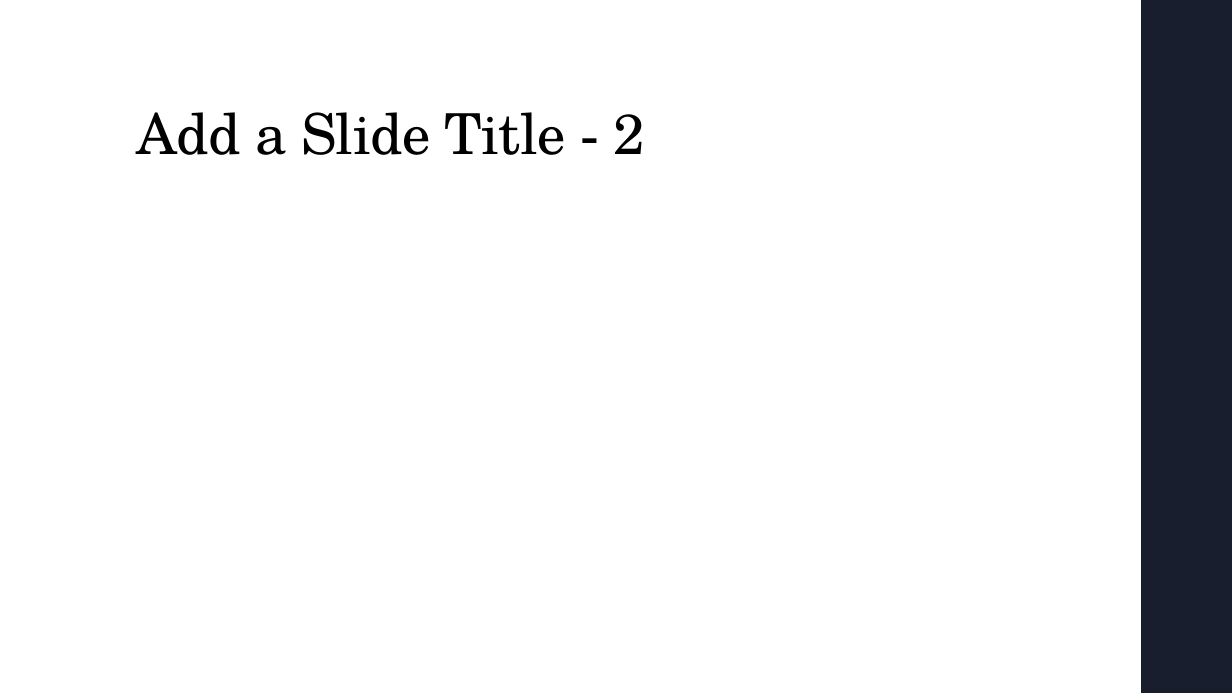
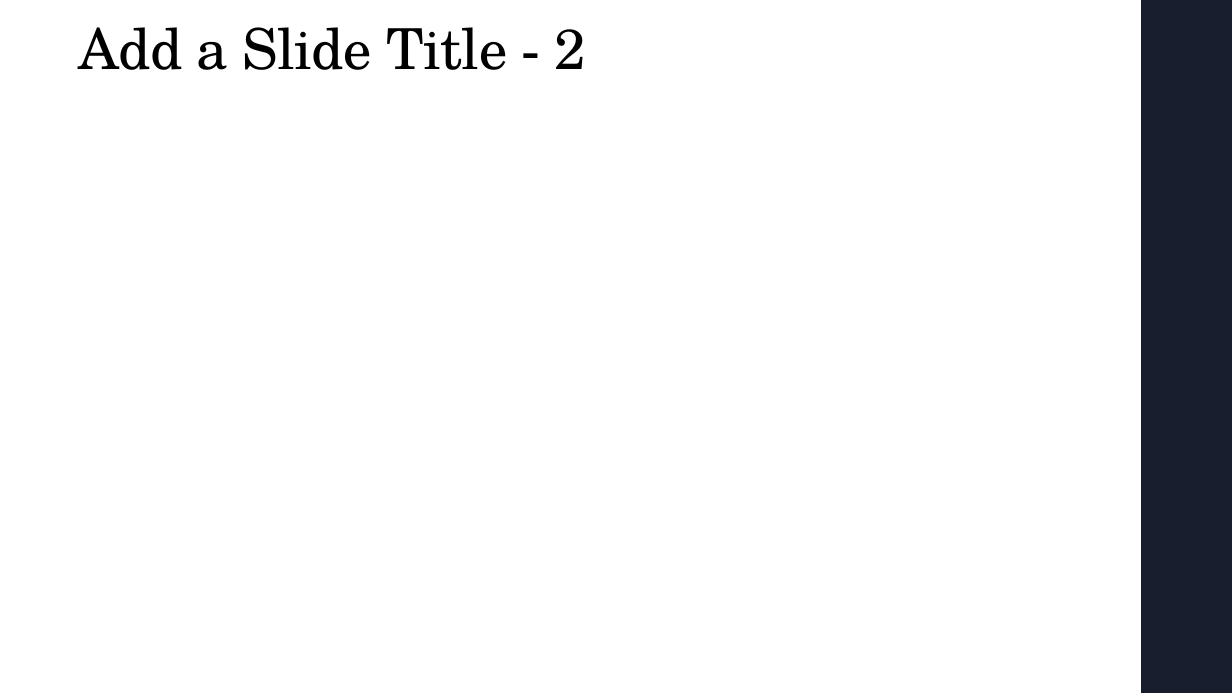
Before and after one commit to igoike/Capstone, a slide deck: slide 7 of Capstone_Presentation.pptx (slide 9 before the commit). Drawn at 1232x693 pixels with LibreOffice and Linux fonts; fonts in the diff are those of the drawing. Boxes give left, top, right and bottom in pixels: in the first picture for what was removed or moved away, otherwise in the second. Text is boxed around its words. In the diff, an @@ line names an element or a change of style, - is before the commit and + after.

```diff
--- a/Capstone_Presentation.pptx
+++ b/Capstone_Presentation.pptx
@@ title "Add a Slide Title - ...": place and size @@
-title "Add a Slide Title - ..." at [137, 112, 644, 155]
+title "Add a Slide Title - ..." at [78, 27, 586, 70]
```
Also in this commit, not shown: 1 other slide changed, 4 slides added, 6 slides removed, 31 other files.
